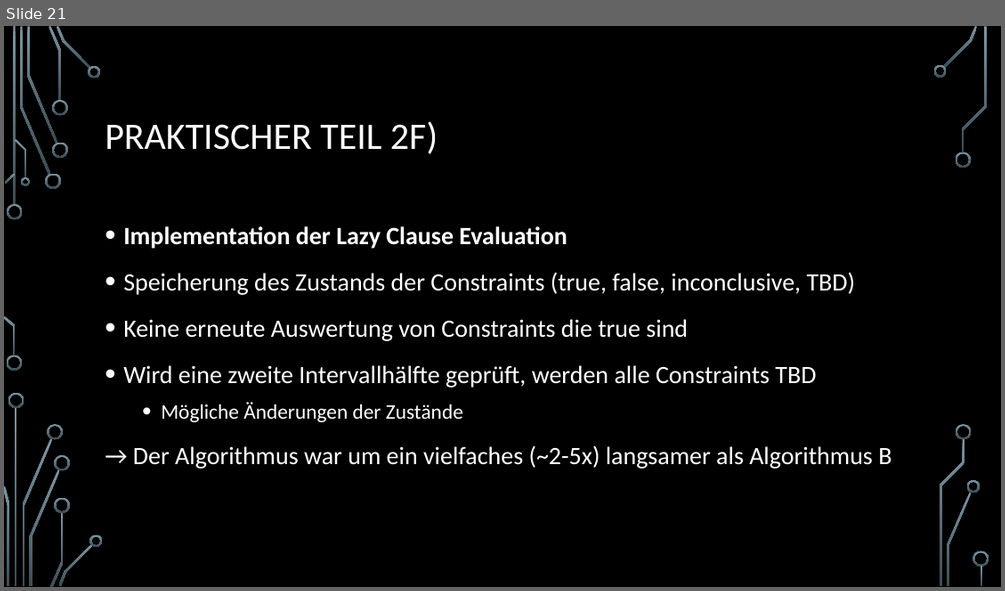
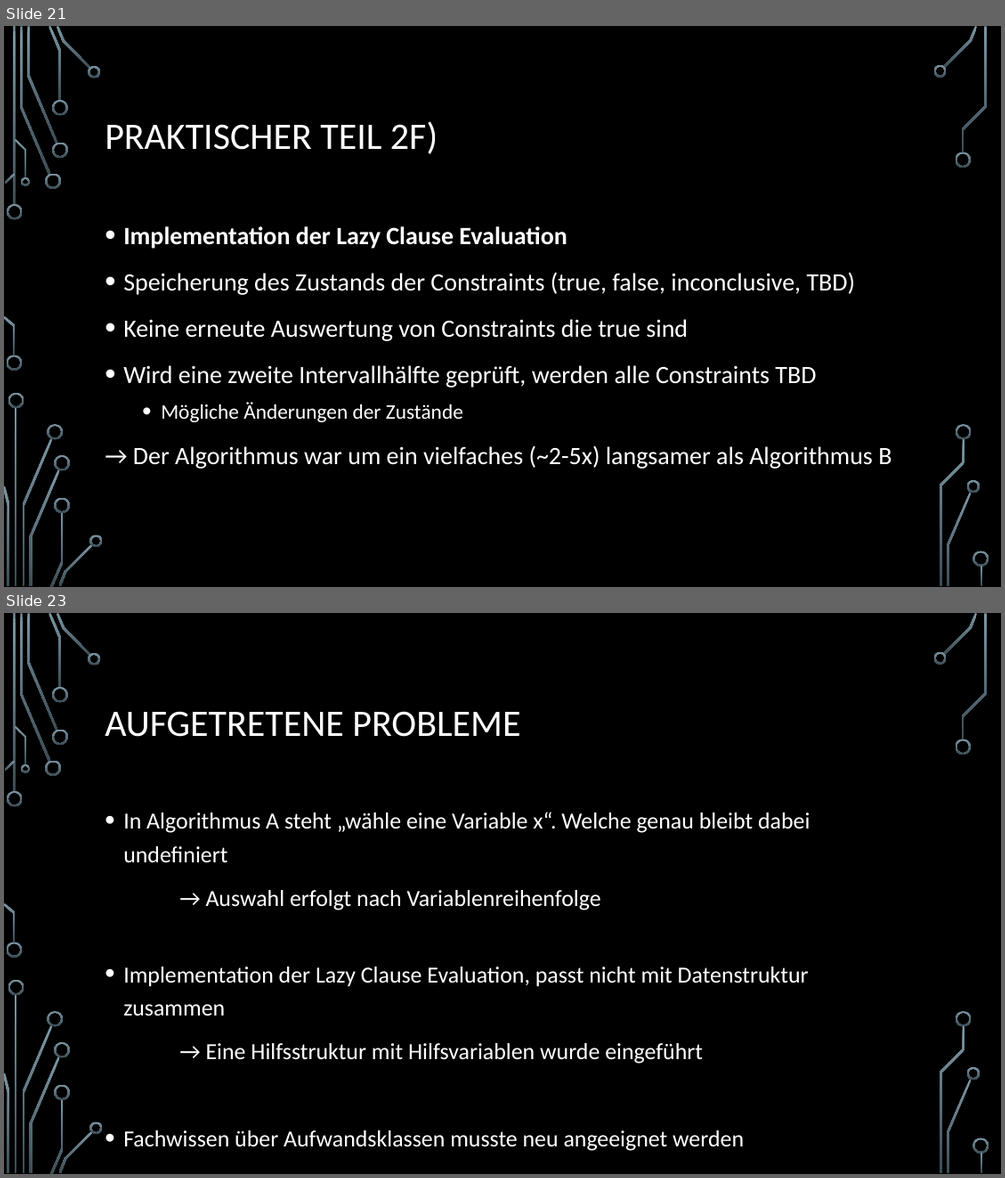
Before and after one commit to Fixeres/HybrideSysteme, a slide deck: src/resources/Hybride systeme_Jörn_seine_Teile.pptx. Shown one above the other, each under a label of ours: slide 21 before the commit, slides 21 and 23 after it; the slides between them are not shown. The pictures are 1005x591 and 1005x1178 pixels, drawn with LibreOffice and Linux fonts; fonts in the diff are those of the drawing; background and template pictures are left out. Boxes give left, top, right and bottom in pixels: in the first picture for what was removed or moved away, otherwise in the second. Text is boxed around its words. In the diff, an @@ line names an element or a change of style, - is before the commit and + after.

```diff
--- a/src/resources/Hybride systeme_Jörn_seine_Teile.pptx
+++ b/src/resources/Hybride systeme_Jörn_seine_Teile.pptx
@@ slide 23 added at <box>4,613,1001,1174</box>, background picture (left out); not listed: 36 template elements that a slide beside it also shows @@
@@ title added at <box>105,711,520,737</box>, 36 pt, text #FFFFFF @@
+AUFGETRETENE PROBLEME
@@ text added at <box>123,811,809,1151</box>, 22.2 pt, text #FFFFFF @@
+• In Algorithmus A steht „wähle eine Variable x“. Welche genau bleibt dabei undefiniert
+→ Auswahl erfolgt nach Variablenreihenfolge
+• Implementation der Lazy Clause Evaluation, passt nicht mit Datenstruktur zusammen
+→ Eine Hilfsstruktur mit Hilfsvariablen wurde eingeführt
+• Fachwissen über Aufwandsklassen musste neu angeeignet werden
```
Also in this commit, not shown: 10 slides changed, 1 other slide added, 1 slide removed.
